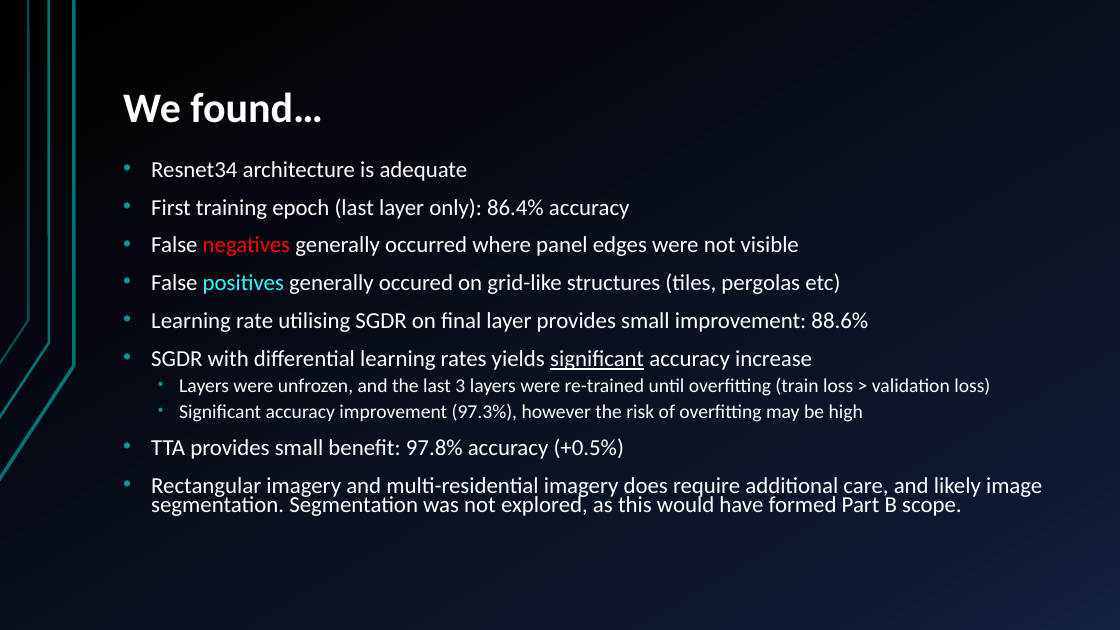
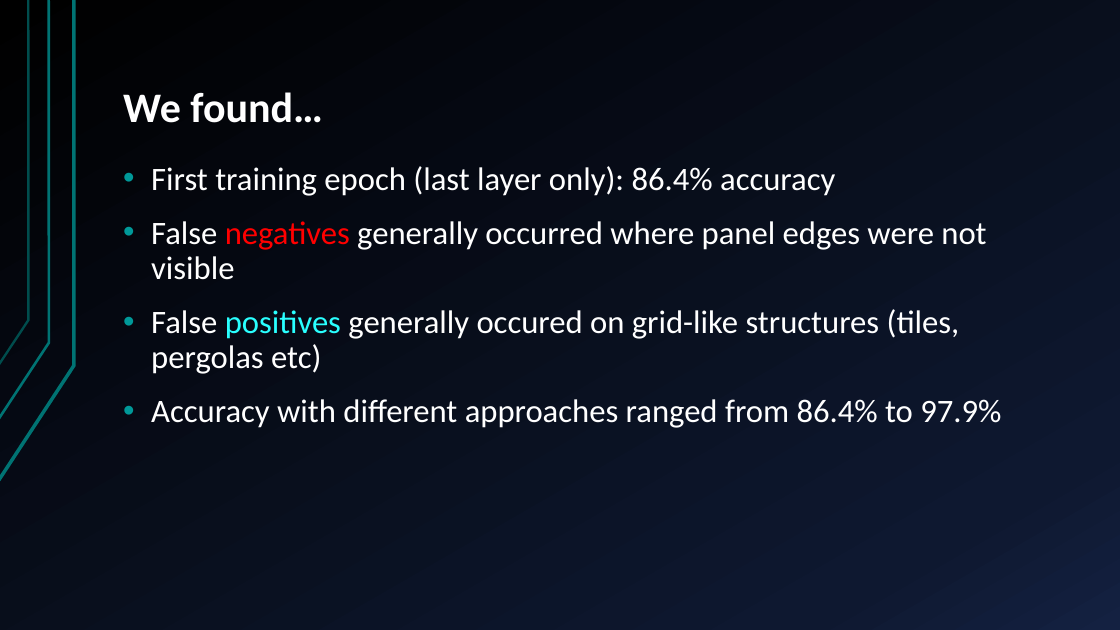
Before and after one commit to sofiary/teamunicornn, a slide deck: slide 23 of Western Power Hack-a-Gig Presentation.pptx (slide 21 before the commit). Drawn at 1120x630 pixels with LibreOffice and Linux fonts; fonts in the diff are those of the drawing. Boxes give left, top, right and bottom in pixels: in the first picture for what was removed or moved away, otherwise in the second. Text is boxed around its words. In the diff, an @@ line names an element or a change of style, - is before the commit and + after.

```diff
--- a/Western Power Hack-a-Gig Presentation.pptx
+++ b/Western Power Hack-a-Gig Presentation.pptx
@@ text at bbox=[151, 161, 468, 181]: paragraph removed @@
-• Resnet34 architecture is adequate
@@ text at bbox=[151, 166, 986, 374]: size 19.6 to 28 pt in "First training epoch (last layer only): 86.4% ...", "False negatives generally occurred where panel edges ...", "False positives generally occured on grid-like structures ..."; line spacing 0.7 to 0.9 @@
@@ text at bbox=[151, 399, 1001, 428]: text changed; size 19.6 to 28 pt @@
-• Learning rate utilising SGDR on final layer provides small improvement: 88.6%
-• SGDR with differential learning rates yields significant accuracy increase
-  • Layers were unfrozen, and the last 3 layers were re-trained until overfitting (train loss > validation loss)
-  • Significant accuracy improvement (97.3%), however the risk of overfitting may be high
-• TTA provides small benefit: 97.8% accuracy (+0.5%)
-• Rectangular imagery and multi-residential imagery does require additional care, and likely image segmentation. Segmentation was not explored, as this would have formed Part B scope.
+• Accuracy with different approaches ranged from 86.4% to 97.9%
```
Also in this commit, not shown: 9 other slides changed, 2 slides added, 1 other file.
